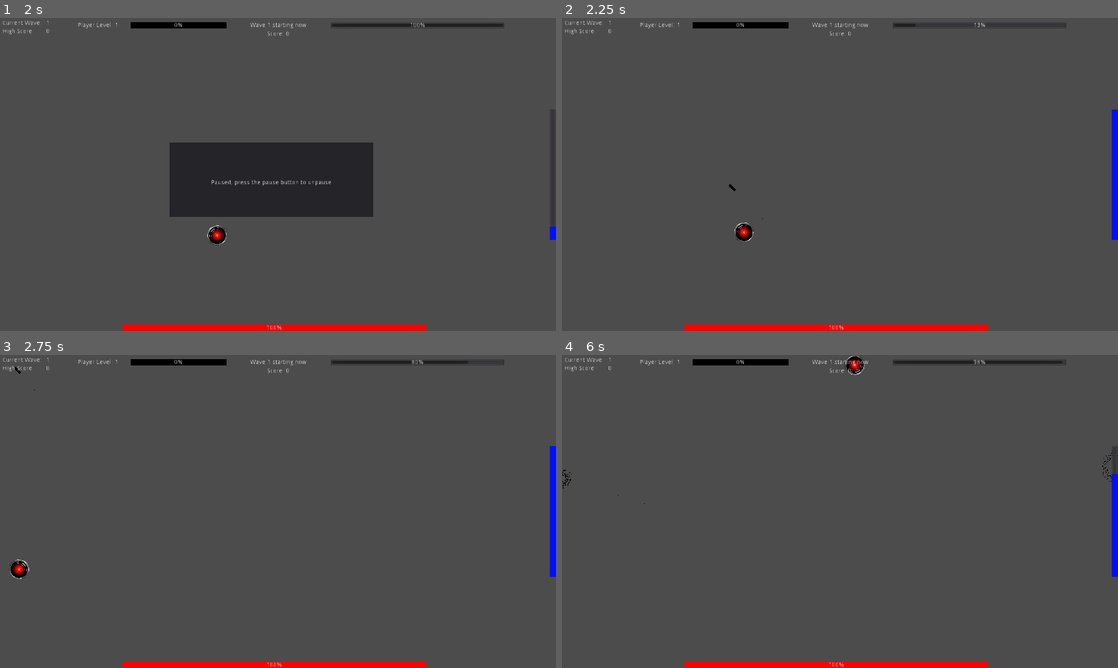
Above: before the commit, frames 1-4 (two rows, left to right).
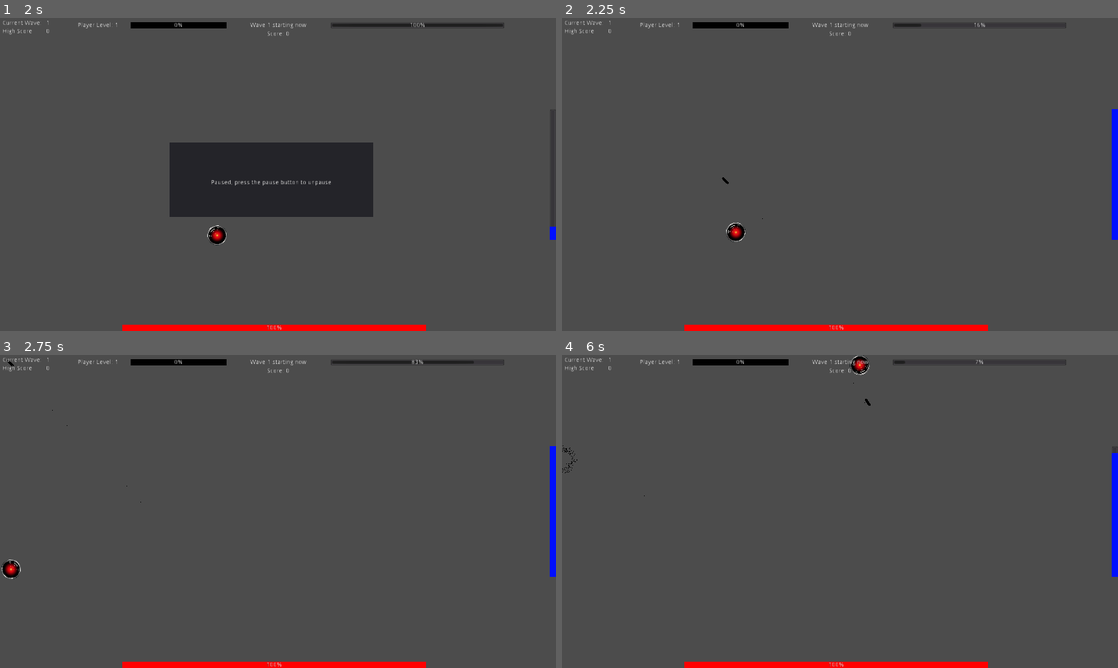
Above: after the commit, the same moments.

Repository: Noviv/BismarkUnchained
Game: Godot game, scene res://scenes/Main/Main.tscn
Same seed, same stepped clock (60 frames per second), same inputs: the game is played once before the commit and once after it. This scene is started directly instead of the project's main scene.
Inputs (mouse positions are in pixels of both pictures, inside the frame that each line leads up to):
- Up to frame 1 (2 s): tap Enter at 0.5 s; move the mouse to (250, 237) at 0.52 s; press the mouse at (250, 237) at 0.53 s; hold W (player_up) from 0.53 s (still down); tap Space at 1.25 s; move the mouse to (444, 221) at 1.27 s; release the mouse at (444, 221) at 1.28 s; click (444, 221) at 1.35 s
- Up to frame 2 (2.25 s): tap Enter at 2 s; move the mouse to (673, 127) at 2.02 s; release W (player_up) at 2.03 s; press the mouse at (673, 127) at 2.03 s; hold A (player_left) from 2.03 s (still down)
- Up to frame 3 (2.75 s): keep holding A (player_left)
- Up to frame 4 (6 s): move the mouse to (867, 511) at 2.77 s; release the mouse at (867, 511) at 2.78 s; click (867, 511) at 2.85 s; move the mouse to (756, 433) at 3.52 s; release A (player_left) at 3.53 s; press the mouse at (756, 433) at 3.53 s; hold Shift (player_slowdown) 3.53-4.28 s; tap Space at 4.25 s; move the mouse to (962, 495) at 4.27 s; release the mouse at (962, 495) at 4.28 s; hold D (player_right) 4.28-5.03 s; click (962, 495) at 4.35 s; move the mouse to (728, 527) at 5.02 s; press the mouse at (728, 527) at 5.03 s; hold W (player_up) 5.03-5.78 s; move the mouse to (895, 442) at 5.77 s; release the mouse at (895, 442) at 5.78 s; hold D (player_right) from 5.78 s (still down); click (895, 442) at 5.85 s

Frame 1 is identical in both runs. In frame 2, 0.3% of the frame differs, in the area x 28-100%, y 1-72%; in frame 3, 0.3%; in frame 4, 0.5%, in the area x 0-100%, y 0-48%.

Commit message:
Movement between adjacent directions at max velocity do not require acceleration. Acceleration increased slightly

Diff:
--- a/BismarkUnchained/scenes/Player/Player.gd
+++ b/BismarkUnchained/scenes/Player/Player.gd
@@ -1,7 +1,7 @@
 extends KinematicBody2D
 
 # Movement variables
-const accel = 3750
+const accel = 5000
 const max_velocity = 750
 const slow_velocity = 75
 
@@ -37,10 +37,14 @@
 
 	# Finding difference between current and target velocity, and adjusting for acceleration
 	var velocity = Vector2(x, y).normalized() * max_velocity
+	var diff_velocity = velocity - curr_velocity
+	var new_velocity = curr_velocity + diff_velocity.normalized() * accel * delta
+
 	if Input.is_action_pressed("player_slowdown"):
 		velocity = velocity.normalized() * slow_velocity
-	var diff_velocity = velocity - curr_velocity
-	var new_velocity = curr_velocity + diff_velocity.normalized() * accel * delta
+		new_velocity = velocity
+	if curr_velocity.length() == max_velocity && abs(velocity.angle() - curr_velocity.angle()) < PI / 2:
+		new_velocity = velocity
 
 	# Checking that new velocity is not greater magnitude than target velocity, and prevents stuttering at extremely low speeds
 	if new_velocity.length() > velocity.length():
